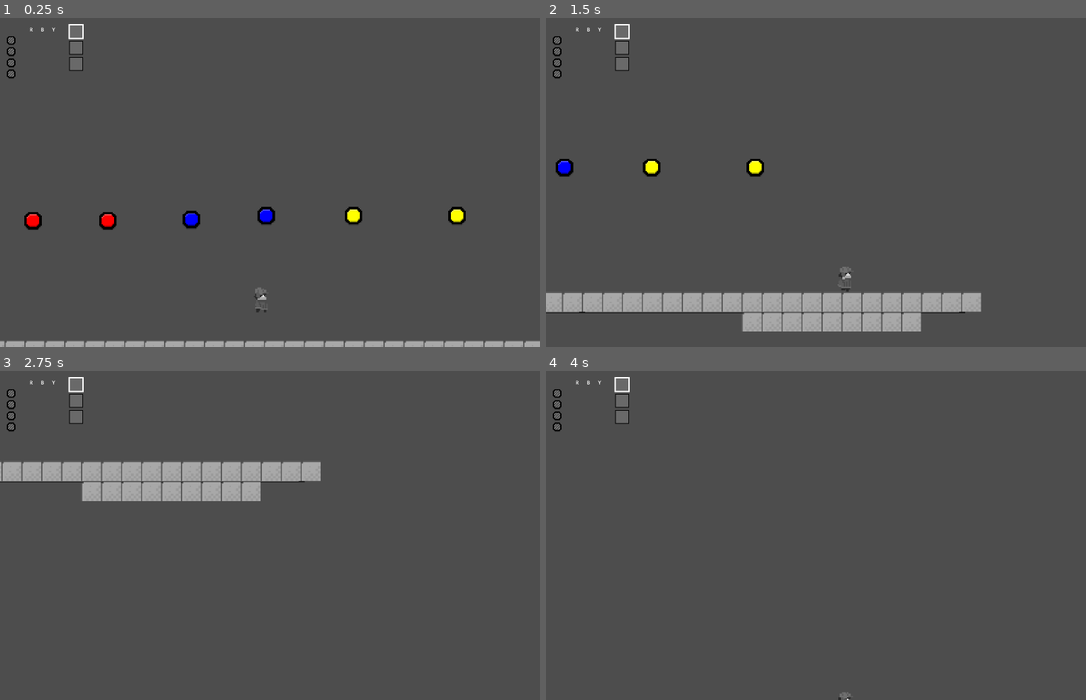
Above: before the commit, frames 1-4 (two rows, left to right).
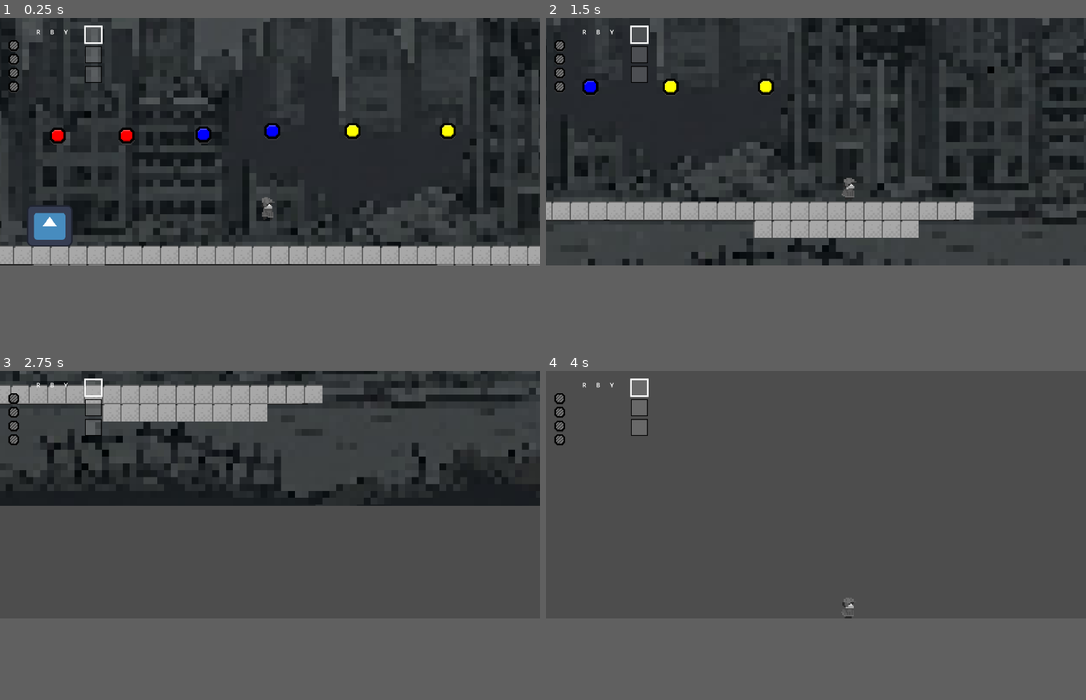
Above: after the commit, the same moments.

Repository: HimeWoo/untitled-paint-game
Game: Godot game, scene res://scenes/item_test.tscn
Same seed, same stepped clock (60 frames per second), same inputs: the game is played once before the commit and once after it. The engine's default icon, where the game draws it, is replaced by a stand-in: a white triangle on a blue panel in a dark square.
Inputs (mouse positions are in pixels of both pictures, inside the frame that each line leads up to):
- Up to frame 1 (0.25 s): no input
- Up to frame 2 (1.5 s): tap Enter (queue_confirm) at 0.5 s; move the mouse to (934, 166) at 0.52 s; hold D (move_right) from 0.53 s (still down); tap M (dash) at 0.6 s; click (934, 166) at 0.67 s; tap Space (jump) at 0.77 s; move the mouse to (708, 198) at 1.27 s; tap S (look_down) at 1.35 s
- Up to frame 3 (2.75 s): tap Space (jump) at 1.52 s; move the mouse to (324, 463) at 2.02 s; release D (move_right) at 2.03 s; hold A (move_left) from 2.03 s (still down); hold W (look_up) from 2.03 s (still down)
- Up to frame 4 (4 s): move the mouse to (789, 601) at 2.77 s; release A (move_left) at 2.78 s; release W (look_up) at 2.78 s; hold D (move_right) from 2.78 s (still down); tap K (melee_attack) at 2.85 s; click (789, 601) at 2.92 s; tap Space (jump) at 3.02, 3.77 s; move the mouse to (978, 584) at 3.52 s; tap 2 (queue_blue) at 3.6 s
In our replay, the window is 800x488 before the commit and 800x367 after it. These sizes can differ from the game's own. Grey fills any space a smaller window leaves; there, only what the larger window draws over its background counts as a difference.

The runs differ from the first frame. In frame 1, 58% of the frame differs, in the area x 0-100%, y 0-100%; in frame 2, 57%; in frame 3, 25%; in frame 4, 1.2%.

Commit message:
add: pushbox scene

Diff:
--- a/untitled-paint-game/project.godot
+++ b/untitled-paint-game/project.godot
@@ -21,8 +21,7 @@
 
 [display]
 
-window/size/viewport_width=1732
-window/size/viewport_height=1058
+window/size/viewport_width=1412
 
 [input]
 
@@ -109,6 +108,7 @@
 2d_physics/layer_3="Enemy"
 2d_physics/layer_4="PlayerProjectile"
 2d_physics/layer_5="EnemyProjectile"
+2d_physics/layer_6="Pushbox"
 
 [rendering]
 
--- a/untitled-paint-game/scenes/item_test.tscn
+++ b/untitled-paint-game/scenes/item_test.tscn
@@ -1,5 +1,6 @@
-[gd_scene load_steps=13 format=4 uid="uid://5j7165prjd2j"]
-
+[gd_scene load_steps=15 format=4 uid="uid://5j7165prjd2j"]
+
+[ext_resource type="Texture2D" uid="uid://2bcbuley55ou" path="res://assets/parallax_pixleated.png" id="1_bvmv3"]
 [ext_resource type="PackedScene" uid="uid://bq5kxtjqomv3i" path="res://scenes/ui/interface.tscn" id="1_qchoo"]
 [ext_resource type="PackedScene" uid="uid://b3rae3dafdwir" path="res://scenes/player.tscn" id="1_sh6w4"]
 [ext_resource type="PackedScene" uid="uid://dhah2xlx861hv" path="res://scenes/items/red_paint.tscn" id="3_3jfeh"]
@@ -8,6 +9,7 @@
 [ext_resource type="PackedScene" uid="uid://iydhjgar5iis" path="res://scenes/items/yellow_paint.tscn" id="5_sp2it"]
 [ext_resource type="Texture2D" uid="uid://b7l1vy3gvilhw" path="res://assets/tiles/tiles-concrete.png" id="8_sp2it"]
 [ext_resource type="Texture2D" uid="uid://ytknjfaps4nu" path="res://assets/tiles/tiles-canvas.png" id="9_bvmv3"]
+[ext_resource type="PackedScene" uid="uid://bj5po58m1bnam" path="res://scenes/pushbox.tscn" id="9_sp2it"]
 
 [sub_resource type="TileSetAtlasSource" id="TileSetAtlasSource_f3voe"]
 texture = ExtResource("8_sp2it")
@@ -149,6 +151,15 @@
 
 [node name="Main" type="Node"]
 
+[node name="ParallaxBackground" type="ParallaxBackground" parent="."]
+
+[node name="ParallaxLayer" type="ParallaxLayer" parent="ParallaxBackground"]
+motion_mirroring = Vector2(1024, 0)
+
+[node name="Sprite2D" type="Sprite2D" parent="ParallaxBackground/ParallaxLayer"]
+position = Vector2(692, 290)
+texture = ExtResource("1_bvmv3")
+
 [node name="CanvasLayer" type="CanvasLayer" parent="."]
 
 [node name="Interface" parent="CanvasLayer" instance=ExtResource("1_qchoo")]
@@ -169,9 +180,9 @@
 terrain_map = NodePath("../canvas_tiles")
 
 [node name="Camera2D" type="Camera2D" parent="Player"]
-position = Vector2(7, -77)
-scale = Vector2(5.9099555, -5.2295876)
-zoom = Vector2(4, 4)
+position = Vector2(2, -41.000004)
+scale = Vector2(5.9099555, 20.909775)
+zoom = Vector2(3, 3)
 process_callback = 0
 position_smoothing_enabled = true
 position_smoothing_speed = 6.0
@@ -193,3 +204,6 @@
 
 [node name="YellowPaint2" parent="." instance=ExtResource("5_sp2it")]
 position = Vector2(683, 364)
+
+[node name="Pushbox" parent="." instance=ExtResource("9_sp2it")]
+position = Vector2(336, 447)
--- a/untitled-paint-game/scenes/player.tscn
+++ b/untitled-paint-game/scenes/player.tscn
@@ -203,7 +203,7 @@
 
 [node name="Player" type="CharacterBody2D" groups=["player"]]
 collision_layer = 3
-collision_mask = 17
+collision_mask = 19
 script = ExtResource("1_g2els")
 
 [node name="AnimatedSprite2D" type="AnimatedSprite2D" parent="."]
--- /dev/null
+++ b/untitled-paint-game/scenes/pushbox.tscn
@@ -0,0 +1,37 @@
+[gd_scene load_steps=5 format=3 uid="uid://bj5po58m1bnam"]
+
+[ext_resource type="Texture2D" uid="uid://bs5elx113sajt" path="res://assets/icon.svg" id="1_p8o3m"]
+
+[sub_resource type="PhysicsMaterial" id="PhysicsMaterial_p8o3m"]
+
+[sub_resource type="RectangleShape2D" id="RectangleShape2D_quxu0"]
+size = Vector2(136.58932, 126)
+
+[sub_resource type="RectangleShape2D" id="RectangleShape2D_p8o3m"]
+size = Vector2(20.976564, 0.5)
+
+[node name="Pushbox" type="RigidBody2D"]
+collision_layer = 32
+collision_mask = 3
+mass = 100.0
+physics_material_override = SubResource("PhysicsMaterial_p8o3m")
+gravity_scale = 4.0
+lock_rotation = true
+linear_damp = 10.0
+
+[node name="CollisionShape2D" type="CollisionShape2D" parent="."]
+position = Vector2(-8.4703295e-22, 0)
+scale = Vector2(0.31254527, 0.2800362)
+shape = SubResource("RectangleShape2D_quxu0")
+
+[node name="Sprite2D" type="Sprite2D" parent="CollisionShape2D"]
+texture = ExtResource("1_p8o3m")
+
+[node name="StaticBody2D" type="StaticBody2D" parent="."]
+position = Vector2(0, -18)
+scale = Vector2(2.0022345, 0.4557518)
+
+[node name="CollisionShape2D2" type="CollisionShape2D" parent="StaticBody2D"]
+position = Vector2(-1.19076255e-07, 0)
+shape = SubResource("RectangleShape2D_p8o3m")
+debug_color = Color(0.8979846, 0.10847784, 0.7219732, 0.41960785)
Binary file added: untitled-paint-game/assets/Parallax_backdrop.png
Not shown, added: untitled-paint-game/assets/Parallax_backdrop.png.import
Binary file added: untitled-paint-game/assets/Pixelate_effect_image.png
Not shown, added: untitled-paint-game/assets/Pixelate_effect_image.png.import
Binary file added: untitled-paint-game/assets/parallax_pixleated.png
Not shown, added: untitled-paint-game/assets/parallax_pixleated.png.import
